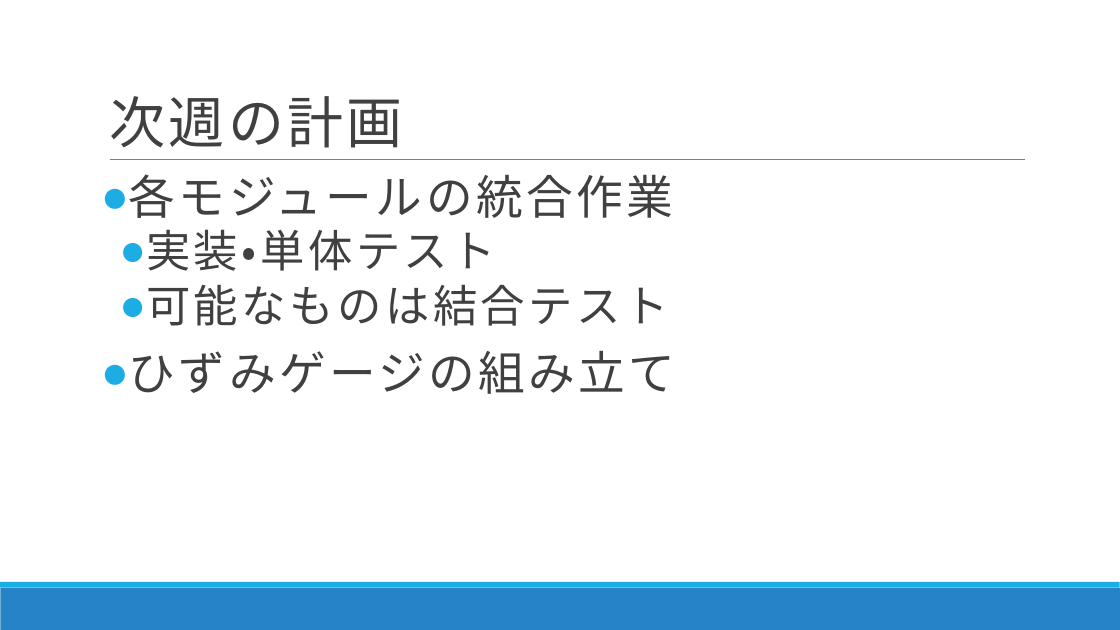
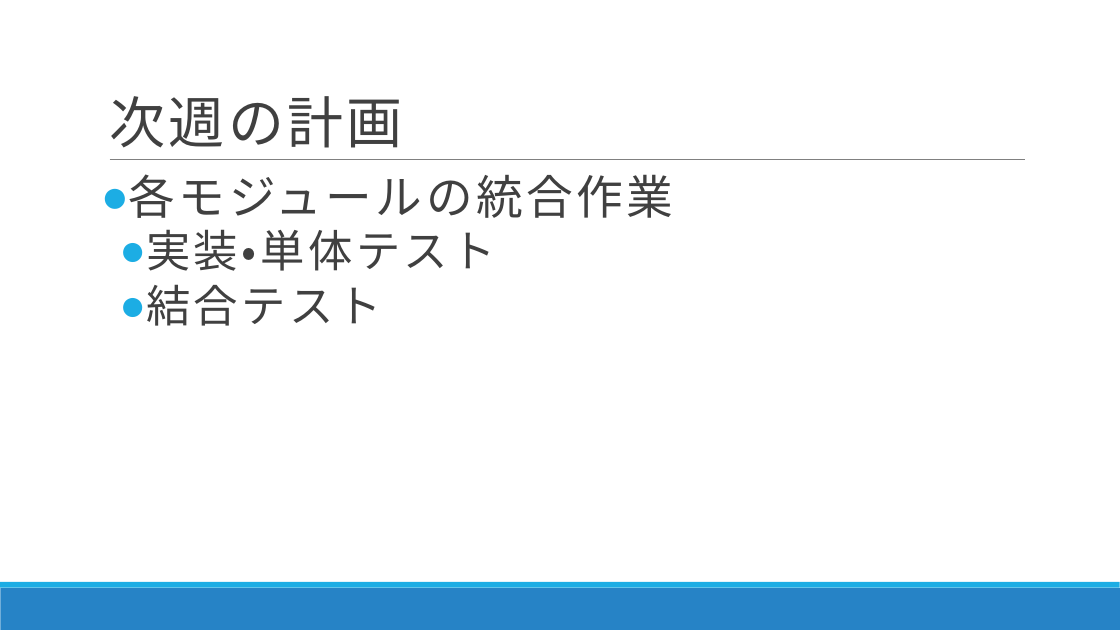
Before and after one commit to DJ956/YoloBarcodeReader, a slide deck: slide 7 of プレゼン/RapidCart20191202.pptx. Drawn at 1120x630 pixels with LibreOffice and Linux fonts; fonts in the diff are those of the drawing. Boxes give left, top, right and bottom in pixels: in the first picture for what was removed or moved away, otherwise in the second. Text is boxed around its words. In the diff, an @@ line names an element or a change of style, - is before the commit and + after.

```diff
--- a/プレゼン/RapidCart20191202.pptx
+++ b/プレゼン/RapidCart20191202.pptx
@@ text at [146, 284, 382, 326]: text changed @@
-  ● 可能なものは結合テスト
-● ひずみゲージの組み立て
+  ● 結合テスト
```
Also in this commit, not shown: 1 other slide changed, 1 other file.
